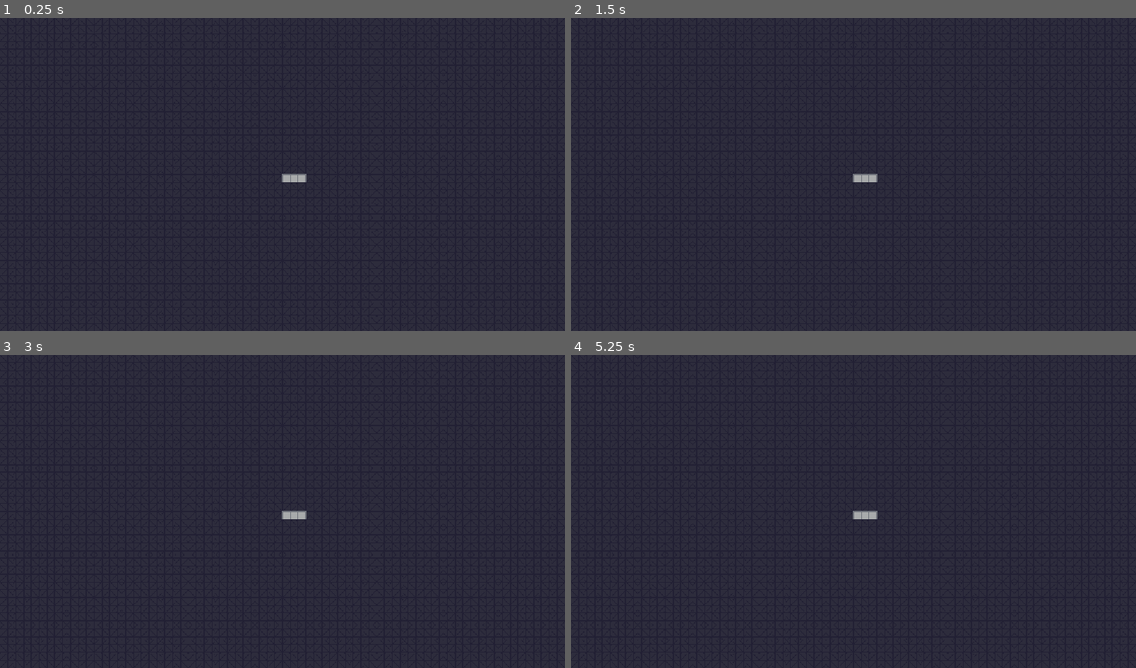
Above: before the commit, frames 1-4 (two rows, left to right).
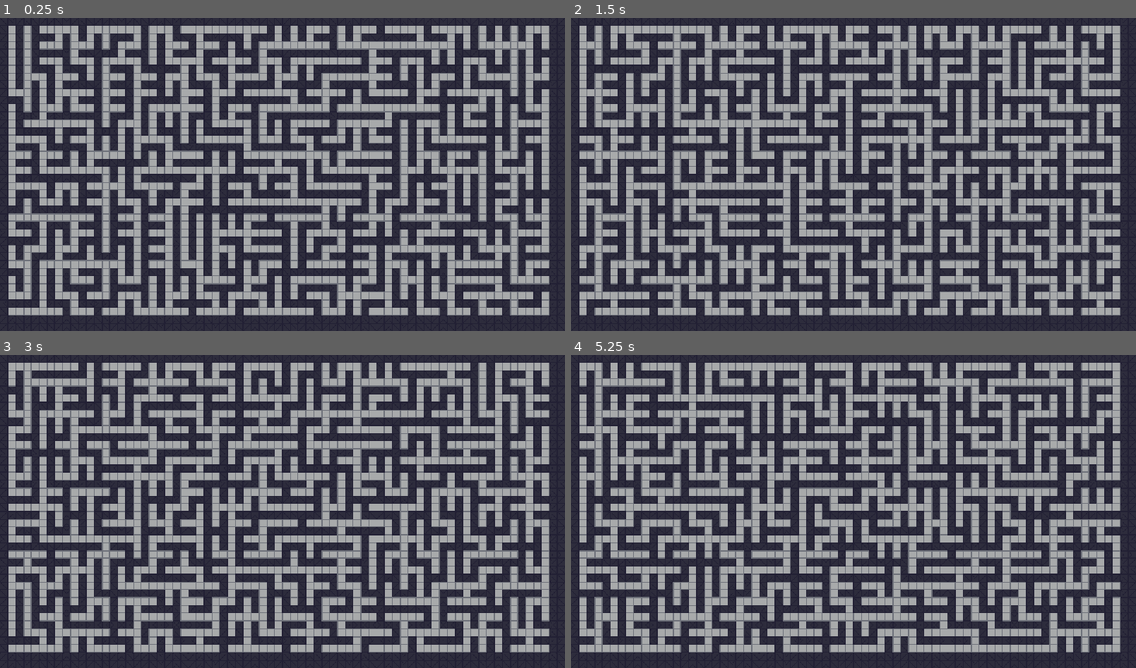
Above: after the commit, the same moments.

Repository: dungeonthegoat/A-Maze-Game
Game: Godot game, scene res://main.tscn
Same seed, same stepped clock (60 frames per second), same inputs: the game is played once before the commit and once after it.
Inputs:
- Up to frame 1 (0.25 s): no input
- Up to frame 2 (1.5 s): tap Enter at 0.5 s; hold D (right) 0.53-1.28 s; tap Space (debug_map, bound only after the commit) at 1.25 s; hold S (down) from 1.28 s (still down)
- Up to frame 3 (3 s): tap Enter at 2 s; release S (down) at 2.03 s; hold D (right) 2.03-2.78 s; tap Space (debug_map, bound only after the commit) at 2.75 s; hold W (up) from 2.78 s (still down)
- Up to frame 4 (5.25 s): tap Enter at 3.5 s; release W (up) at 3.53 s; hold A (left) 3.53-5.03 s; tap Space (debug_map, bound only after the commit) at 4.15, 5 s; hold S (down) from 5.03 s (still down)

The runs differ from the first frame. In frame 1, 46% of the frame differs, in the area x 1-98%, y 2-96%; in frame 2, 46%; in frame 3, 46%; in frame 4, 46%.

Commit message:
Implemented Prim's algorithm maze generation

Diff:
--- a/a_star_challenge_csci_4041/map.gd
+++ b/a_star_challenge_csci_4041/map.gd
@@ -9,9 +9,12 @@
 
 
 func _ready():
-	_init_neighbors()
-
-	display_tree(GridTree.new(Vector2i.ZERO, [GridTree.new(Vector2i(2, 0), [])]))
+	generate_maze(0)
+
+
+func _unhandled_input(event: InputEvent) -> void:
+	if event.is_action_pressed("debug_map"):
+		generate_maze(randi())
 
 
 ## Returns an array dictating the path of cells to take to get from start to goal
@@ -49,26 +52,84 @@
 
 
 ## Updates the tile map to display a given grid graph
-func display_tree(tree: GridTree) -> void:
+func display_edges(edges: Array[Edge]) -> void:
+	# 1. Clear the existing tile map and replace it with all walls
 	clear()
 	for x in range(-resolution.x / 2, resolution.x / 2):
 		for y in range(-resolution.y / 2, resolution.y / 2):
 			set_cell(Vector2i(x, y), 0, Vector2i(1, 0))
 
-	_display_sub_tree(tree)
-
-
-func _display_sub_tree(tree: GridTree) -> void:
-	set_cell(tree.position, 0, Vector2i.ZERO)
-
-	for other in tree.trees:
-		set_cell((tree.position + other.position) / 2, 0, Vector2i.ZERO)
-		_display_sub_tree(other)
-
+	var offset: Vector2i = resolution / 2 - Vector2i.ONE
+
+	# 2. Display the edges themselves
+	for edge in edges:
+		set_cell(edge.from.position * 2 - offset, 0, Vector2i.ZERO)
+		set_cell(edge.to.position * 2 - offset, 0, Vector2i.ZERO)
+		set_cell((edge.to.position + edge.from.position) - offset, 0, Vector2i.ZERO)
+
+
+## Generates a procedural maze that is ready for pathfinding
+func generate_maze(seed: int) -> void:
+	# 1. Generate a grid graph of the desired resolution
+	var grid_graph: GridGraph = GridGraph.new(resolution, seed)
+	# 2. Display the edges and update the physical tile map
+	display_edges(_prim(grid_graph.vertices, grid_graph.edges))
+	# 3. Update the neighbors dictionary to prepare for pathfinding
+	_init_neighbors()
+
+
+func _prim(vertices: Array[Vertex], edges: Array[Edge]) -> Array[Edge]:
+	# Initialize the cheapest cost and edge dictionaries
+	var cheapest_cost: Dictionary[Vertex, float]
+	var cheapest_edge: Dictionary[Vertex, Edge]
+	for vertex in vertices:
+		cheapest_cost[vertex] = INF
+
+	var explored = []
+	var unexplored = vertices.duplicate_deep()
+
+	var start_vert = vertices[0]
+	cheapest_cost[start_vert] = 0
+
+	var current_vert: Vertex
+
+	while not unexplored.is_empty():
+		current_vert = _get_cheapest_cost_vertex(cheapest_cost, unexplored)
+		unexplored.erase(current_vert)
+		explored.append(current_vert)
+
+		for edge in edges:
+			# Only worry about relevant edges
+			if edge.from != current_vert and edge.to != current_vert: continue
+			var neighbor: Vertex = edge.from if edge.from != current_vert else edge.to
+
+			if unexplored.has(neighbor) and edge.weight < cheapest_cost[neighbor]:
+				cheapest_cost[neighbor] = edge.weight
+				cheapest_edge[neighbor] = edge
+
+	var result_edges: Array[Edge] = []
+	for edge in cheapest_edge.values():
+		result_edges.append(edge)
+
+	return result_edges
+
+
+func _get_cheapest_cost_vertex(costs: Dictionary[Vertex, float], unexplored: Array[Vertex]) -> Vertex:
+	var cheapest_cost: float = INF
+	var cheapest_vert: Vertex = null
+
+	for vertex in unexplored:
+		if costs[vertex] < cheapest_cost:
+			cheapest_cost = costs[vertex]
+			cheapest_vert = vertex
+
+	return cheapest_vert
 
 
 ## Initializes the neighbors of every cell into a dictionary to allow for faster cell-neighbor lookup
 func _init_neighbors():
+	_neighbors.clear()
+
 	for pos in get_used_cells():
 		_neighbors[pos] = []
 		var dirs: Array[Vector2i] = [Vector2i.LEFT, Vector2i.RIGHT, Vector2i.UP, Vector2i.DOWN]
@@ -90,25 +151,44 @@
 	path.reverse()
 	return path
 
-class GridTree:
-	var position: Vector2i
-	var trees: Array[GridTree]
-
-	func _init(pos: Vector2i, new_trees: Array[GridTree]) -> void:
-		position = pos
-		trees = new_trees
-
 class GridGraph:
 	var vertices: Array[Vertex]
 	var edges: Array[Edge]
 
+	func _init(resolution: Vector2i, seed: int) -> void:
+		var rng: RandomNumberGenerator = RandomNumberGenerator.new()
+		rng.seed = seed
+		# Since the lattice grid is spaced out, we space out the resolution
+		# to account for this
+		var scaled_resolution: Vector2i = (resolution - Vector2i.ONE) / 2
+		# A dictionary to temporarily store the vertices for easy access when
+		# creating edges
+		var temp_verts: Dictionary[Vector2i, Vertex]
+
+		for x in range(scaled_resolution.x):
+			for y in range(scaled_resolution.y):
+				temp_verts[Vector2i(x, y)] = Vertex.new(Vector2i(x, y))
+				vertices.append(temp_verts[Vector2i(x, y)])
+				if temp_verts.has(Vector2i(x - 1, y)):
+					edges.append(Edge.new(temp_verts[Vector2i(x, y)], temp_verts[Vector2i(x - 1, y)], rng.randf()))
+				if temp_verts.has(Vector2i(x, y - 1)):
+					edges.append(Edge.new(temp_verts[Vector2i(x, y)], temp_verts[Vector2i(x, y - 1)], rng.randf()))
+
 class Vertex:
 	var position: Vector2i
+
+	func _init(pos: Vector2i) -> void:
+		position = pos
 
 class Edge:
 	var from: Vertex
 	var to: Vertex
 	var weight: float
+
+	func _init(v1: Vertex, v2: Vertex, w: float) -> void:
+		from = v1
+		to = v2
+		weight = w
 
 class Cell:
 	var prev: Cell
--- a/a_star_challenge_csci_4041/project.godot
+++ b/a_star_challenge_csci_4041/project.godot
@@ -18,6 +18,10 @@
 [autoload]
 
 SignalBus="*uid://t13ghe7d8rdf"
+
+[debug]
+
+gdscript/warnings/narrowing_conversion=0
 
 [display]
 
@@ -50,6 +54,11 @@
 , Object(InputEventKey,"resource_local_to_scene":false,"resource_name":"","device":-1,"window_id":0,"alt_pressed":false …(186 unchanged characters)…
 ]
 }
+debug_map={
+"deadzone": 0.2,
+"events": [Object(InputEventKey,"resource_local_to_scene":false,"resource_name":"","device":-1,"window_id":0,"alt_pressed":false,"shift_pressed":false,"ctrl_pressed":false,"meta_pressed":false,"pressed":false,"keycode":0,"physical_keycode":32,"key_label":0,"unicode":32,"location":0,"echo":false,"script":null)
+]
+}
 
 [physics]
 
